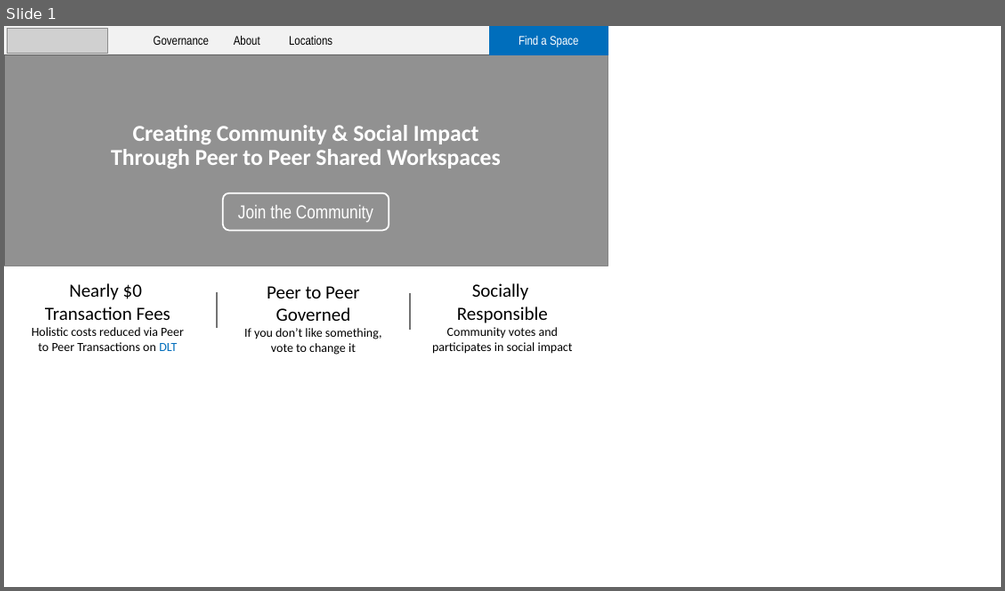
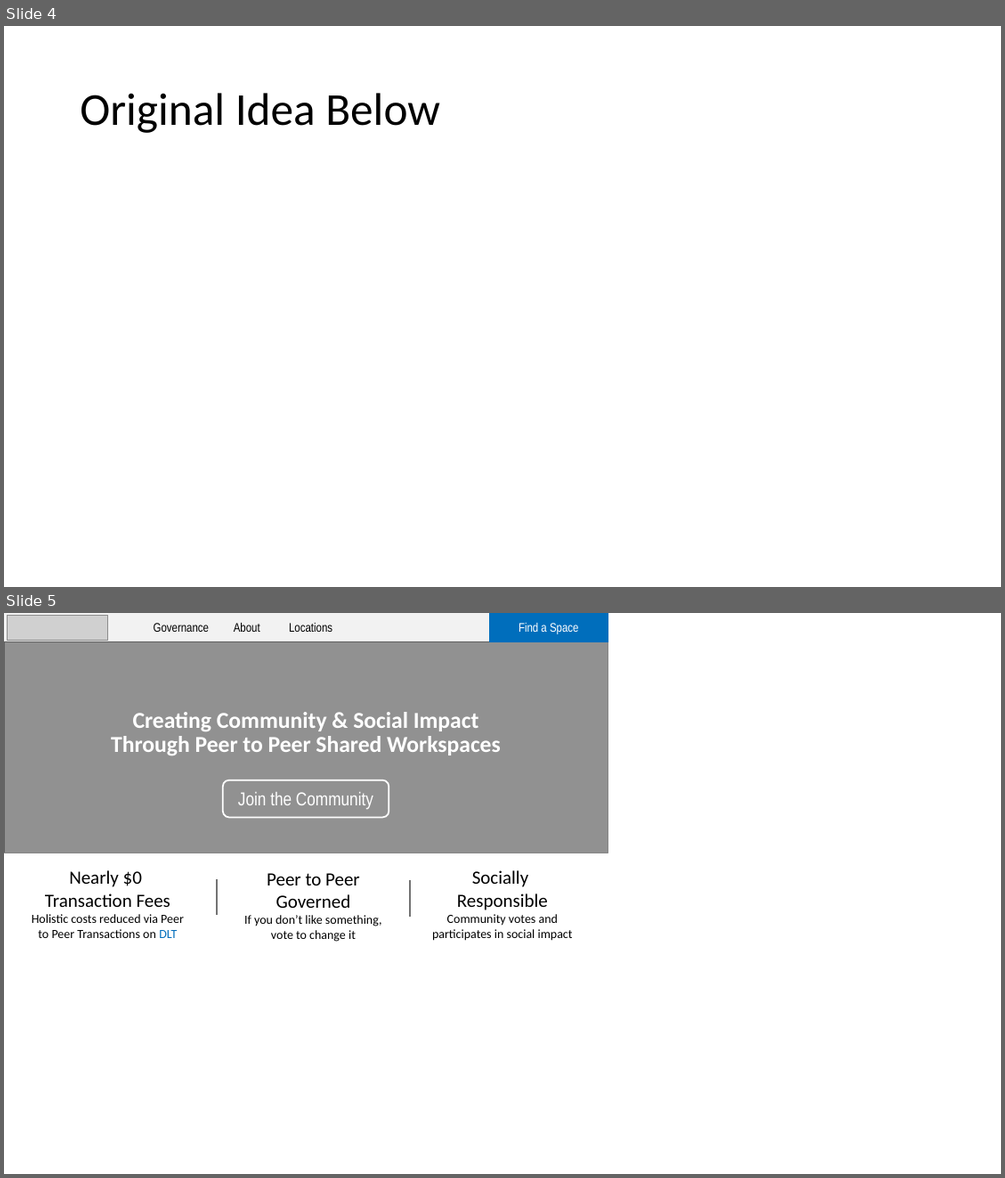
Before and after one commit to sriharikapu/ethdenver2018, a slide deck: static/images/pitch.pptx. Shown one above the other, each under a label of ours: slide 1 before the commit, slides 4 and 5 after it. The pictures are 1005x591 and 1005x1178 pixels, drawn with LibreOffice and Linux fonts; fonts in the diff are those of the drawing; grey boxes stand for pictures; background and template pictures are left out. Boxes give left, top, right and bottom in pixels: in the first picture for what was removed or moved away, otherwise in the second. Text is boxed around its words. In the diff, an @@ line names an element or a change of style, - is before the commit and + after.

```diff
--- a/static/images/pitch.pptx
+++ b/static/images/pitch.pptx
@@ slide 4 added at [4, 26, 1001, 587], background picture (left out) @@
@@ title added at [80, 93, 440, 133], 44 pt, text #000000 @@
+Original Idea Below
@@ what was slide 1 is now slide 5 @@
```
Also in this commit, not shown: 3 other slides added, 7 other files.
